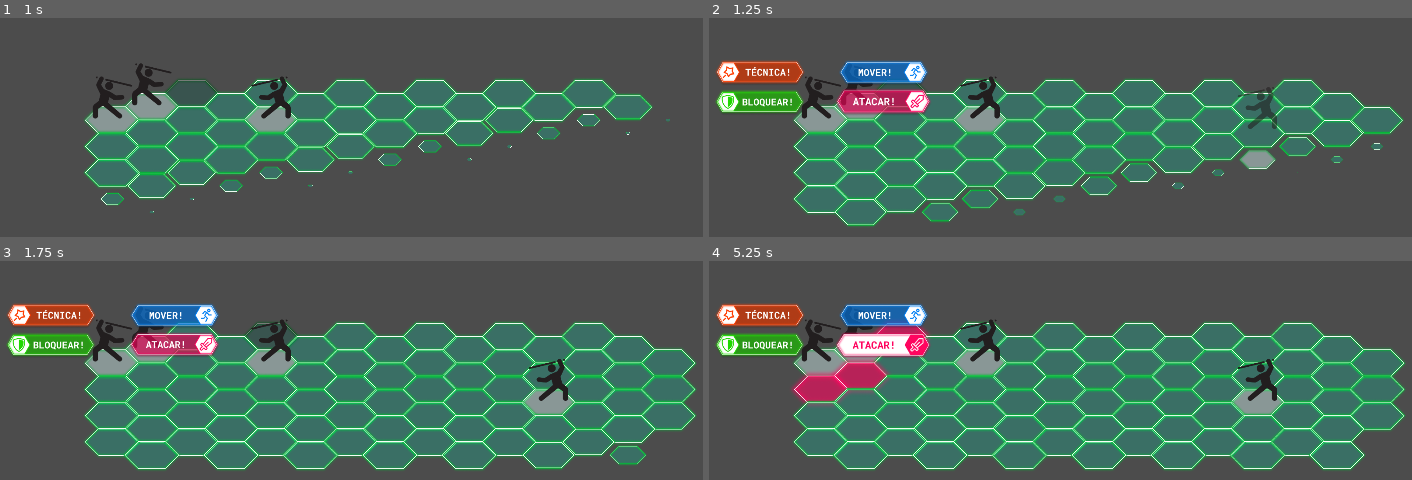
Above: before the commit, frames 1-4 (two rows, left to right).
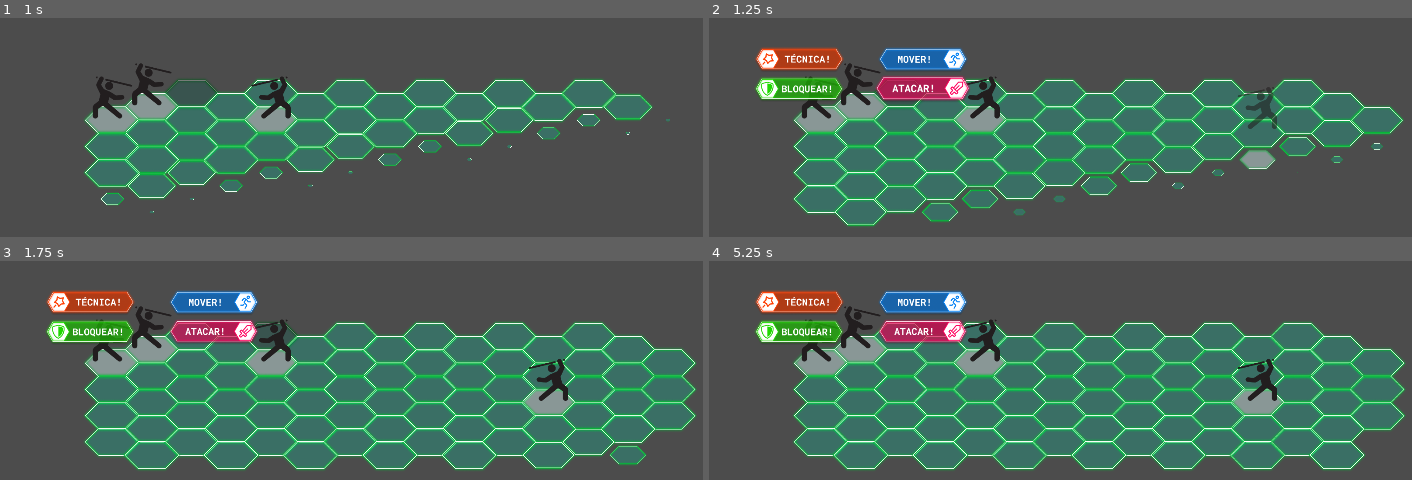
Above: after the commit, the same moments.

Repository: eduregis/hexachronos
Game: Godot game, scene res://View/Scenes/Scene1.tscn
Two runs of this game, one before a commit and one after it. Both use one fixed random seed, a clock stepped at 60 frames per second and the inputs below.
Inputs (mouse positions are in pixels of both pictures, inside the frame that each line leads up to):
- Up to frame 1 (1 s): tap Enter (ui_accept) at 0.5, 0.77 s; move the mouse to (189, 94) at 0.52 s; hold Right (ui_right) from 0.53 s (still down); click (189, 94) at 0.67 s
- Up to frame 2 (1.25 s): keep holding Right (ui_right)
- Up to frame 3 (1.75 s): move the mouse to (274, 337) at 1.27 s; release Right (ui_right) at 1.28 s; click (274, 337) at 1.42 s; tap Enter (ui_accept) at 1.52 s
- Up to frame 4 (5.25 s): move the mouse to (1060, 337) at 2.02 s; hold Right (ui_right) 2.03-3.53 s; click (1060, 337) at 2.17 s; tap Enter (ui_accept) at 2.75, 3.02, 3.5, 3.77, 4.25, 4.52, 5 s; move the mouse to (1137, 337) at 2.77 s; click (1137, 337) at 2.92 s; move the mouse to (1215, 337) at 3.52 s; click (1215, 337) at 3.67 s; move the mouse to (1299, 337) at 4.27 s; click (1299, 337) at 4.42 s; move the mouse to (863, 350) at 5.02 s; click (863, 350) at 5.17 s

Frame 1 is identical in both runs. In frame 2, 8.4% of the frame differs, in the area x 0-38%, y 13-45%; in frame 3, 8.2%; in frame 4, 10%, in the area x 0-37%, y 13-67%.

Commit message:
mechanic construct skill

Diff:
--- a/Controller/Components/BasicCharacter.gd
+++ b/Controller/Components/BasicCharacter.gd
@@ -16,6 +16,7 @@
 export var character_info = {}
 export var team = ""
 export var defeated = false
+export var inanimated = false
 var able_move = true
 var able_attack = true
 var able_block = true
@@ -48,6 +49,7 @@
 signal move
 signal attack
 signal defend
+signal skill_menu
 signal skill
 signal defeated
 signal pass_stage
@@ -381,6 +383,7 @@
 		if event is InputEventMouseButton and event.pressed and event.button_index == BUTTON_LEFT:
 			dismiss_menu()
 			show_skill_menu()
+			emit_signal("skill_menu")
 
 func _on_SkillButtonHitBox_mouse_entered():
 	if able_skill:
--- a/Controller/Scenes/BasicScene.gd
+++ b/Controller/Scenes/BasicScene.gd
@@ -24,6 +24,7 @@
 var answer_index = 0
 var paths = []
 var actual_target_skill = {}
+var isMoved = false
 
 signal end_of_dialogue
 signal answer_index
@@ -82,8 +83,8 @@
 				path_index += 1
 			if characters[turn_order_index].team == "foe":
 				attack_foe_IA()
-			else:
-				check_if_has_targets()
+#			else:
+#				check_if_has_targets()
 			post_attack_menu_inserts()
 		"attack":
 			turn_stage = "end of turn"
@@ -91,6 +92,9 @@
 			post_attack_inserts()
 			yield(get_tree().create_timer(1.0), "timeout")
 			next_turn_stage()
+		"skill menu":
+			next_turn()
+			post_skill_inserts()
 		"skill":
 			next_turn()
 			post_skill_inserts()
@@ -117,11 +121,12 @@
 		next_turn_stage()
 
 func next_turn():
+	isMoved = false
 	if turn_order_index + 1 < characters.size():
 		turn_order_index += 1
 	else:
 		turn_order_index = 0
-	if characters[turn_order_index].defeated == true:
+	if characters[turn_order_index].defeated == true || characters[turn_order_index].inanimated == true:
 		next_turn()
 	else:
 		turn_stage = "menu"
@@ -131,13 +136,31 @@
 
 func command_character_to(tile_index, tile_position):
 	print(tile_index, " , ", turn_stage)
+
 	if characters[turn_order_index].team == "ally":
 		if turn_stage == "move":
 			move_character_to(tile_index, tile_position)
 		elif turn_stage == "attack":
 			attack_character_to(tile_index, tile_position)
+		elif turn_stage == "skill menu":
+			if tile_index == characters[turn_order_index].index:
+				if isMoved:
+					turn_stage = "attack menu"
+				else:
+					turn_stage = "menu"
+				clean_paths()
+				characters[turn_order_index].dismiss_skill_menu()
+				characters[turn_order_index].show_menu(!isMoved, true, true, true)
 		elif turn_stage == "skill":
-			target_skill_character_to(tile_index, tile_position)
+			if tile_index == characters[turn_order_index].index:
+				if isMoved:
+					turn_stage = "attack menu"
+				else:
+					turn_stage = "menu"
+				clean_paths()
+				characters[turn_order_index].show_menu(!isMoved, true, true, true)
+			else:
+				target_skill_character_to(tile_index, tile_position)
 
 func move_foe_IA():
 	yield(get_tree().create_timer(1.0), "timeout")
@@ -190,6 +213,7 @@
 		clean_paths()
 		characters[turn_order_index].show_menu(true, true, true, true)
 	else:
+		isMoved = true
 		if tile_map[tile_index.y][tile_index.x].path:
 			tile_map[tile_index.y][tile_index.x].char_tile()
 			tile_map[characters[turn_order_index].index.y][characters[turn_order_index].index.x].occupied = false
@@ -201,9 +225,12 @@
 
 func attack_character_to(tile_index, tile_position):
 	if tile_index == characters[turn_order_index].index:
-		turn_stage = "menu"
+		if isMoved:
+			turn_stage = "attack menu"
+		else:
+			turn_stage = "menu"
 		clean_paths()
-		characters[turn_order_index].show_menu(true, true, true, true)
+		characters[turn_order_index].show_menu(!isMoved, true, true, true)
 	else:
 		if tile_map[tile_index.y][tile_index.x].occupied:
 			if paths.find(tile_index, 0) != -1:
@@ -248,12 +275,12 @@
 		y += 1
 
 func set_ally(char_name, char_index_x, char_index_y):
-	set_character(char_name, Vector2(char_index_x, char_index_y), "ally")
+	set_character(char_name, Vector2(char_index_x, char_index_y), "ally", true)
 
 func set_foe(char_name, char_index_x, char_index_y):
-	set_character(char_name, Vector2(char_index_x, char_index_y), "foe")
-
-func set_character(char_name, char_index, team):
+	set_character(char_name, Vector2(char_index_x, char_index_y), "foe", true)
+
+func set_character(char_name, char_index, team, is_character):
 	var file = File.new()
 	file.open("res://Database/hexachronosCharacters.json", file.READ)
 	var json = file.get_as_text()
@@ -269,21 +296,26 @@
 				character.team = team
 				character.set_position(tile_map[char_index.y][char_index.x].position)
 				tile_map[char_index.y][char_index.x].char_tile()
+				if is_character:
+					if team == "ally":
+						allies += 1
+					elif team == "foe":
+						foes += 1
+				else:
+					character.inanimated = true
+					character.taunt = 3
 				character.connect("char_attack_to", self, "command_character_to")
 				character.connect("defeated", self, "character_defeated")
 				character.connect("move", self, "menu_to_move")
 				character.connect("attack", self, "menu_to_attack")
 				character.connect("defend", self, "next_turn")
 				character.connect("skill", self, "use_skill")
+				character.connect("skill_menu", self, "skill_menu")
 				character.connect("pass_stage", self, "next_turn_stage")
 				character.connect("skill_range_on", self, "skill_range_on")
 				character.connect("skill_range_off", self, "skill_range_off")
 				characters.append(character)
 				self.add_child(character)
-				if team == "ally":
-					allies += 1
-				elif team == "foe":
-					foes += 1
 
 func menu_to_move():
 	turn_stage = "menu"
@@ -292,6 +324,9 @@
 func menu_to_attack():
 	turn_stage = "attack menu"
 	next_turn_stage()
+
+func skill_menu():
+	turn_stage = "skill menu"
 
 func use_skill(char_position, char_info):
 	pass
--- a/Controller/Scenes/Scene1.gd
+++ b/Controller/Scenes/Scene1.gd
@@ -12,8 +12,8 @@
 
 #	GERAR TILEMAP
 	load_tilemap("0001")
+	set_ally("Mechanic", 0, 1)
 	set_ally("Sniper", 0, 2)
-	set_ally("Mechanic", 0, 1)
 	set_foe("Foe", 2, 2)
 	set_foe("Foe", 5, 5)
 	start_combat()
--- a/Controller/Scenes/SceneWithSkills.gd
+++ b/Controller/Scenes/SceneWithSkills.gd
@@ -7,7 +7,7 @@
 	match skill_info["type"]:
 		"area":
 			match skill_info["name"]:
-				"battlecry":
+				"battle_cry":
 					var effect_zone = pathfinder(char_position, skill_info["range"], false)
 					for path in effect_zone:
 						for character in characters:
@@ -30,7 +30,7 @@
 			pass
 		"self":
 			match skill_info["name"]:
-				"berserkmode":
+				"berserk_mode":
 					var berserkMode = Buff.new(3, "berserk", 1.5)
 					characters[turn_order_index].buff_active(berserkMode)
 					characters[turn_order_index].buffs.append(berserkMode)
@@ -39,8 +39,8 @@
 			print(characters[turn_order_index].name)
 		"target":
 			clean_paths()
+			characters[turn_order_index].dismiss_skill_menu()
 			yield(get_tree().create_timer(1.0), "timeout")
-			characters[turn_order_index].dismiss_skill_menu()
 			paths = pathfinder(char_position, skill_info["range"], false)
 			var path_index = 0
 			for path in paths:
@@ -68,3 +68,10 @@
 					yield(get_tree().create_timer(1.0), "timeout")
 					next_turn_stage()
 					actual_target_skill = {}
+		"bizarre_construct":
+			if !tile_map[tile_index.y][tile_index.x].occupied:
+				set_character("Bizarre Construct", tile_index, characters[turn_order_index].team, false)
+				clean_paths()
+				yield(get_tree().create_timer(1.0), "timeout")
+				next_turn_stage()
+				actual_target_skill = {}
--- a/Database/hexachronosCharacters.json
+++ b/Database/hexachronosCharacters.json
@@ -12,7 +12,7 @@
             "range": 1,
             "skills": [
                 {
-                    "name": "battlecry",
+                    "name": "battle_cry",
                     "type": "area",
                     "range": 2
                 }
@@ -64,7 +64,7 @@
             "range": 1,
             "skills": [
                 {
-                    "name": "berserkmode",
+                    "name": "berserk_mode",
                     "type": "self",
                     "range": 1
                 }
@@ -114,6 +114,17 @@
             "luck": 11,
             "range": 1,
             "skills": []
+        },
+        {
+            "name": "Bizarre Construct",
+            "strength": 10,
+            "dexterity": 10,
+            "tecnical": 10,
+            "vitality": 10,
+            "agility": 10,
+            "luck": 10,
+            "range": 0,
+            "skills": []
         }
     ]
 }
--- a/View/Components/Character.tscn
+++ b/View/Components/Character.tscn
@@ -99,6 +99,7 @@
 [node name="MenuTween" type="Tween" parent="."]
 
 [node name="SkillMenu" type="Node2D" parent="."]
+z_index = 98
 
 [node name="Skill_01Button" type="Node2D" parent="SkillMenu"]
 position = Vector2( -112.21, -142.578 )
